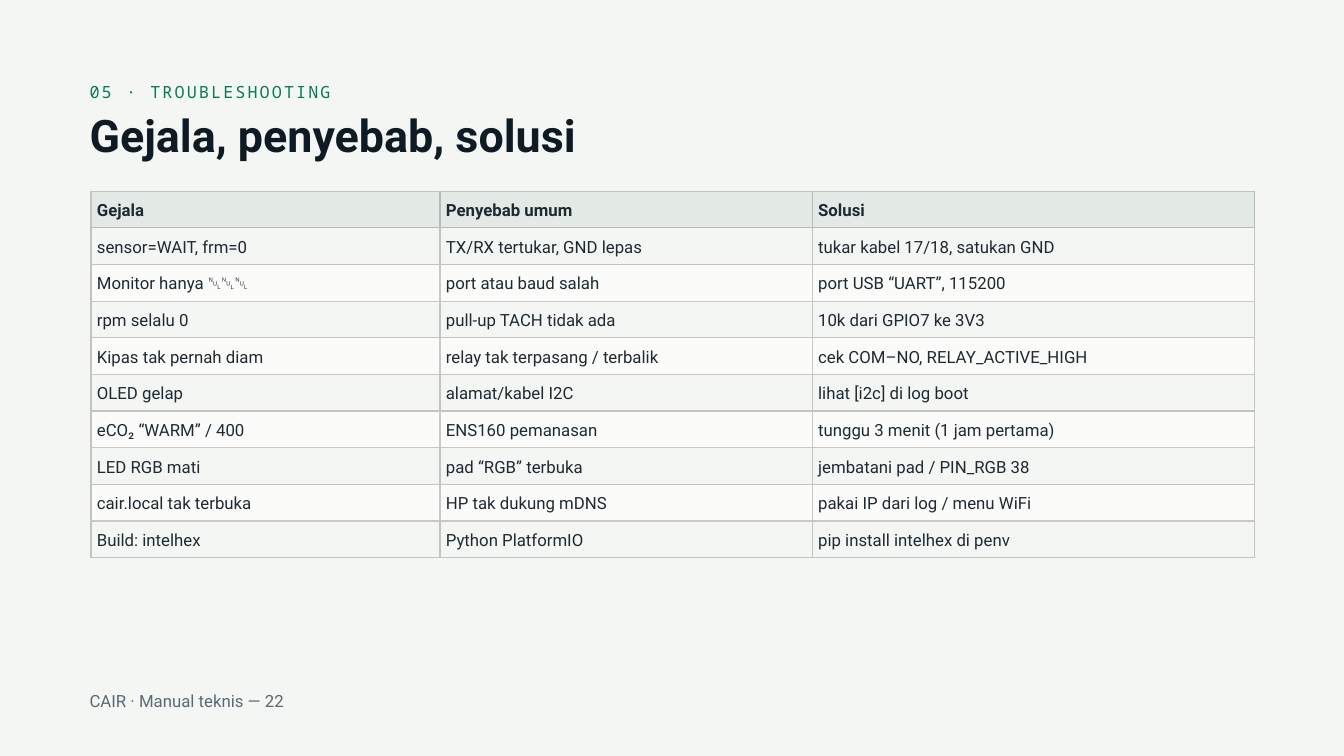
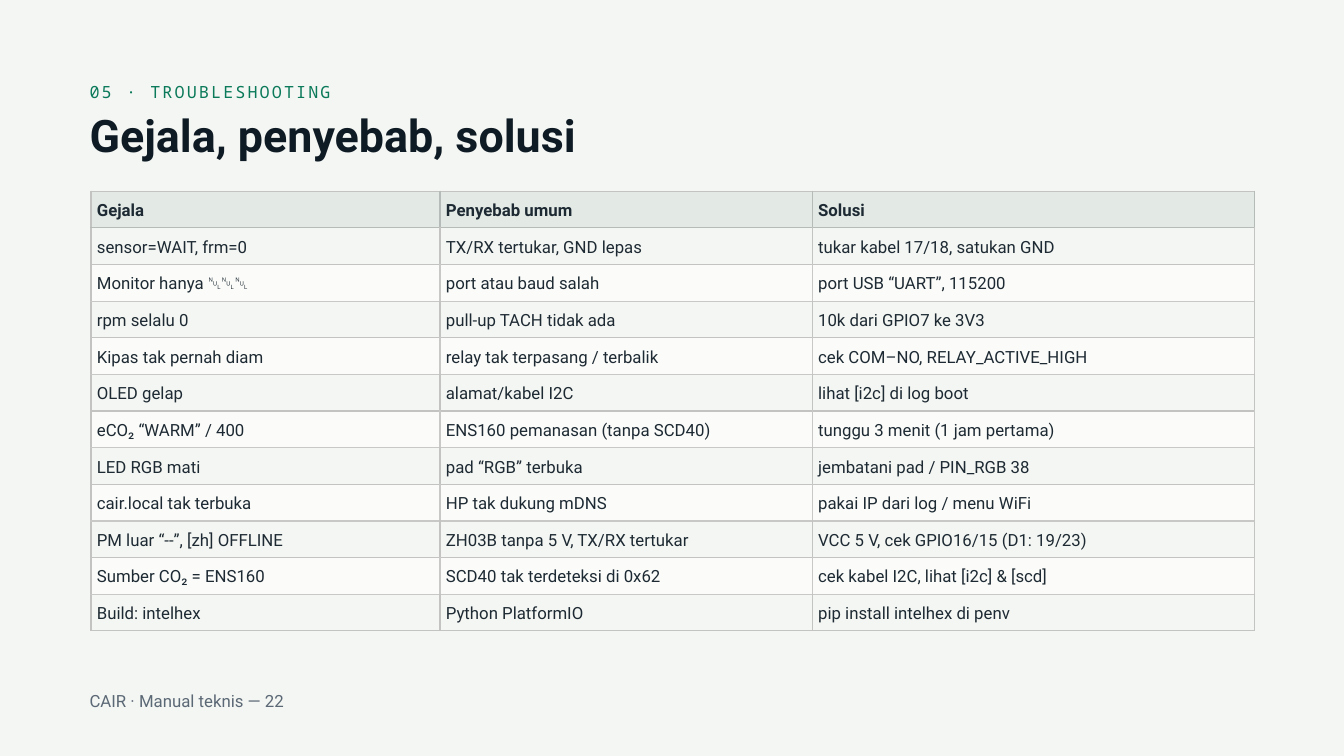
Before and after one commit to cecep1105/esp32_airpurifier, a slide deck: slide 22 of Manual CAIR Air Purifier.pptx. Drawn at 1344x756 pixels with LibreOffice and Linux fonts; fonts in the diff are those of the drawing. Boxes give left, top, right and bottom in pixels: in the first picture for what was removed or moved away, otherwise in the second. Text is boxed around its words. In the diff, an @@ line names an element or a change of style, - is before the commit and + after.

```diff
--- a/Manual CAIR Air Purifier.pptx
+++ b/Manual CAIR Air Purifier.pptx
@@ table at bbox=[91, 192, 1254, 631] @@
-row 7, column 2: ENS160 pemanasan
+row 7, column 2: ENS160 pemanasan (tanpa SCD40)
+row 10: PM luar “--”, [zh] OFFLINE | ZH03B tanpa 5 V, TX/RX tertukar | VCC 5 V, cek GPIO16/15 (D1: 19/23)
+row 11: Sumber CO₂ = ENS160 | SCD40 tak terdeteksi di 0x62 | cek kabel I2C, lihat [i2c] & [scd]
```
Also in this commit, not shown: 10 other slides changed.
